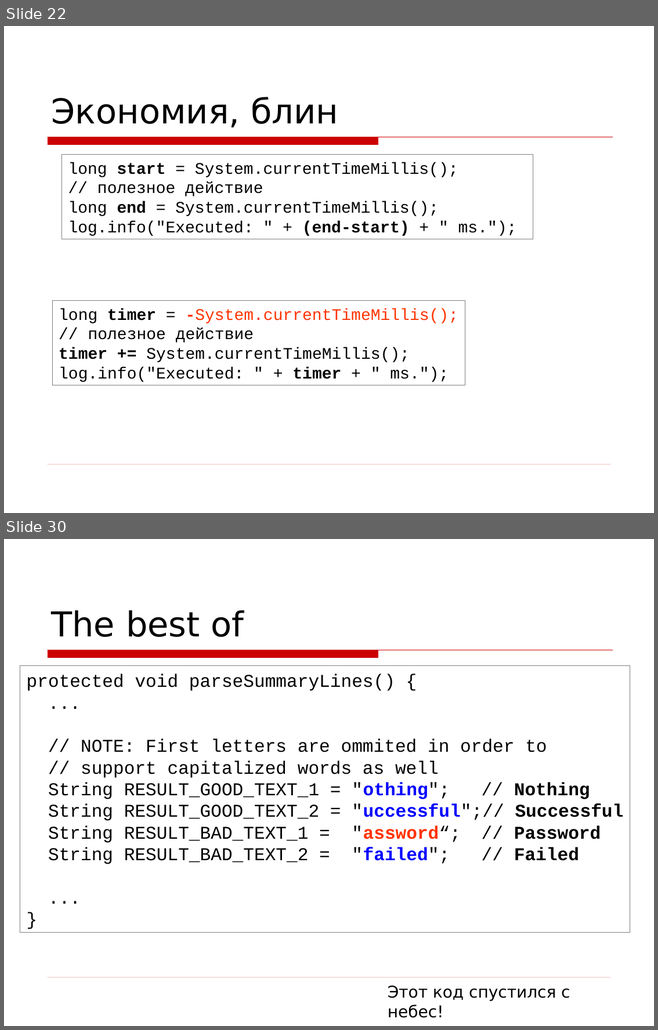
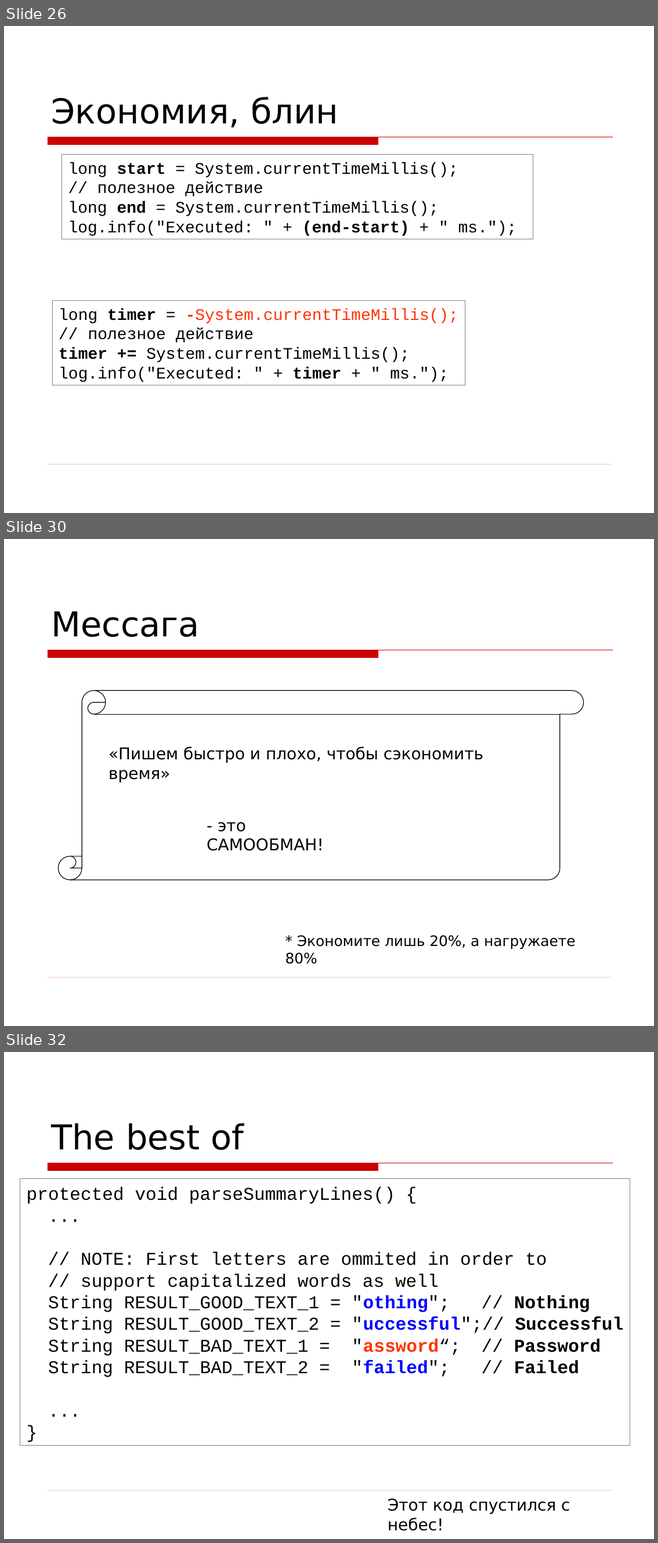
Before and after one commit to asolntsev/presentations, a slide deck: wtf-code/WTF_code.jug-lv.ru.ppt. Shown one above the other, each under a label of ours: slides 22 and 30 before the commit, slides 26, 30 and 32 after it; the slides between them are not shown. The pictures are 658x1030 and 658x1543 pixels, drawn with LibreOffice and Linux fonts; fonts in the diff are those of the drawing; background and template pictures are left out. Boxes give left, top, right and bottom in pixels: in the first picture for what was removed or moved away, otherwise in the second. Text is boxed around its words. In the diff, an @@ line names an element or a change of style, - is before the commit and + after.

```diff
--- a/wtf-code/WTF_code.jug-lv.ru.ppt
+++ b/wtf-code/WTF_code.jug-lv.ru.ppt
@@ slide 30 added at (4, 539, 654, 1026), background picture (left out); not listed: 2 template elements that a slide beside it also shows @@
@@ title added at (51, 611, 199, 637), 38 pt, text #000000 @@
+Мессага
@@ vertical scroll added at (58, 690, 583, 880), outline #000000 0.74 pt @@
@@ text added at (108, 747, 483, 783), 18 pt, text #000000 @@
+«Пишем быстро и плохо, чтобы сэкономить время»
@@ text added at (206, 822, 324, 851), 18 pt, text #000000 @@
+- это САМООБМАН!
@@ text added at (285, 935, 575, 964), 16 pt, text #000000 @@
+* Экономите лишь 20%, а нагружаете 80%
@@ what was slide 22 is now slide 26 @@
@@ what was slide 30 is now slide 32 @@
```
Also in this commit, not shown: 8 slides changed, 5 other slides added, 5 slides removed, 1 other file.
